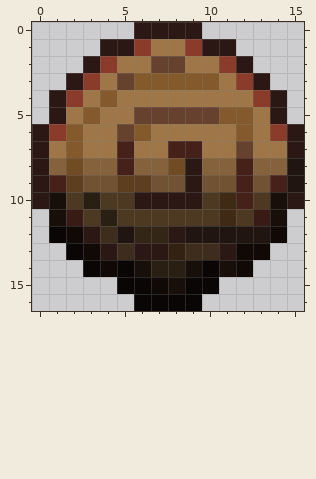
Pixel-art sprite: Items/Accessories/Shields/WoodenShield.png. That is the earlier state.
The file is 32x34 pixels, drawn in blocks of 2x2; one block is one cell here. Colours within 5 levels of each other are drawn and written as one.
The result:
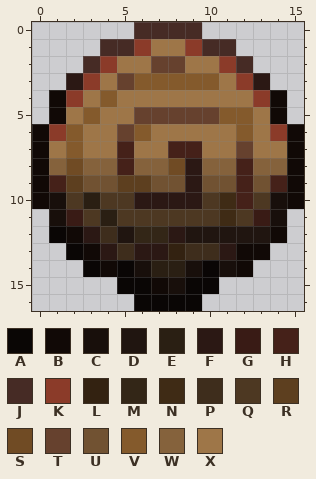
Palette (. is transparent): A #0a0605  B #110906  C #180f0b  D #201510  E #2a1f13  F #2b1814  G #391b15  H #452119  J #462b25  K #8b3b29  L #332211  M #332617  N #3f2b15  P #3e2d1c  Q #4d3822  R #5d3f1f  S #704b24  T #66412e  U #715232  V #845a2c  W #85623c  X #9e7648
Difference:
Changed rows in their new state; - is an unchanged pixel.
first column x 0:
 0 ------JJJJ------
 1 ----JJ----JJ----
 2 ---J--------J---
 4 -B------------B-
 5 -B------------B-
 6 B--------------B
 7 B--------------B
 8 B--------------B
 9 B--------------B
10 B--------------B
Boxes around the changes in both pictures, in picture pixels (x1, y1, x2, y2):
changed: (32, 22, 304, 209)
